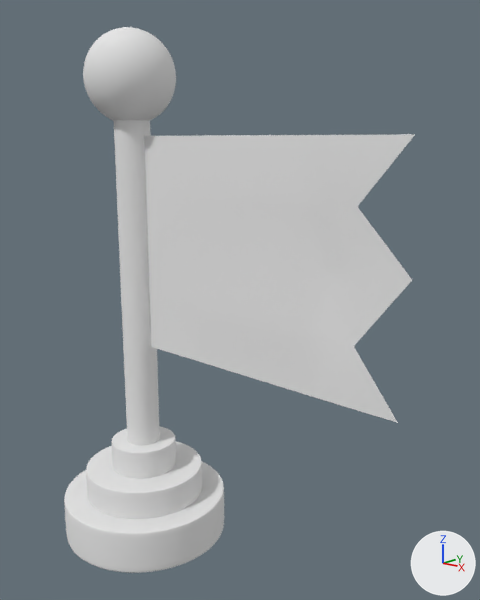
Before and after pictures for a commit that changed the Blender file bandera.blend.
Both versions are drawn from a 50 mm lens placed at (5.94, -4.89, 4.89), pointed at (1.4, 0.22, 3.23). The axes (+X, +Y, +Z) are drawn at lower right. The lights are the same throughout.

The first picture shows 'Cilindro', 'Cilindro.001', 'Cilindro.002', 'Cilindro.003', 'Esfera', 'Plano'.
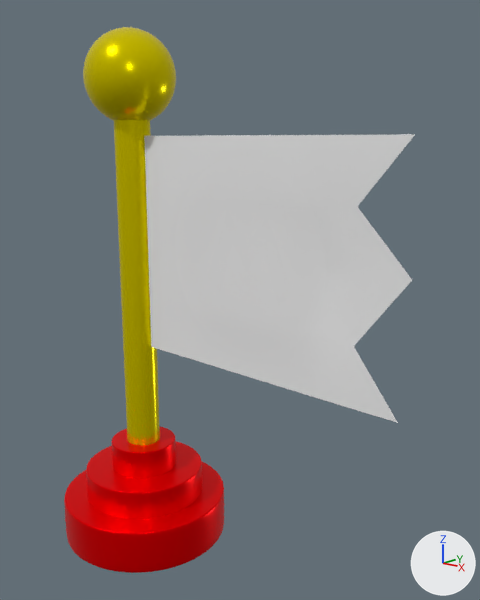
What differs and where, as boxes [x1, y1, x2, y2] in the pictures (480 x 600 px):
'Cilindro.003', recoloured, surface changed (white to yellow)
    both: [114, 120, 160, 445]
'Cilindro', recoloured, surface changed (white to red)
    both: [64, 462, 224, 573]
'Esfera', recoloured, surface changed (white to yellow)
    both: [83, 27, 176, 121]
'Cilindro.001', recoloured, surface changed (white to red)
    both: [86, 441, 202, 519]
'Cilindro.002', recoloured, surface changed (white to red)
    both: [112, 426, 176, 479]

The change, as a list of edits to the scene's bpy script:
```text
Change mat_material_001:
    mat_material_001.base_color: (0.8, 0.8, 0.8) -> (0.8, 0.68, 0.0)  # white #e7e7e7 -> yellow #e7d700
    mat_material_001.roughness: 1.0 -> 0.213
    mat_material_001.metallic: 0.0 -> 0.614
Change mat_material_002:
    mat_material_002.base_color: (0.8, 0.8, 0.8) -> (1.0, 0.0, 0.00168)  # white #e7e7e7 -> red #ff0006
    mat_material_002.roughness: 1.0 -> 0.315
    mat_material_002.metallic: 0.0 -> 0.701
Change me_cilindro:
    where me_cilindro.from_pydata(...)  # 2818 vertices, 2816 faces; spans x -0.99..0.99, y -0.26..0.26, z -0.99..0.99
    remove me_cilindro.materials.append(mat_material_001)  # white #e7e7e7
    add me_cilindro.materials.append(mat_material_002)  # red #ff0006
Change me_plano:
    where me_plano.from_pydata(...)  # 77 vertices, 16 faces; spans x 0.07..3.42, y 2.16..4.56, z -0.09..0.06
    remove me_plano.materials.append(mat_material_002)  # white #e7e7e7
```
